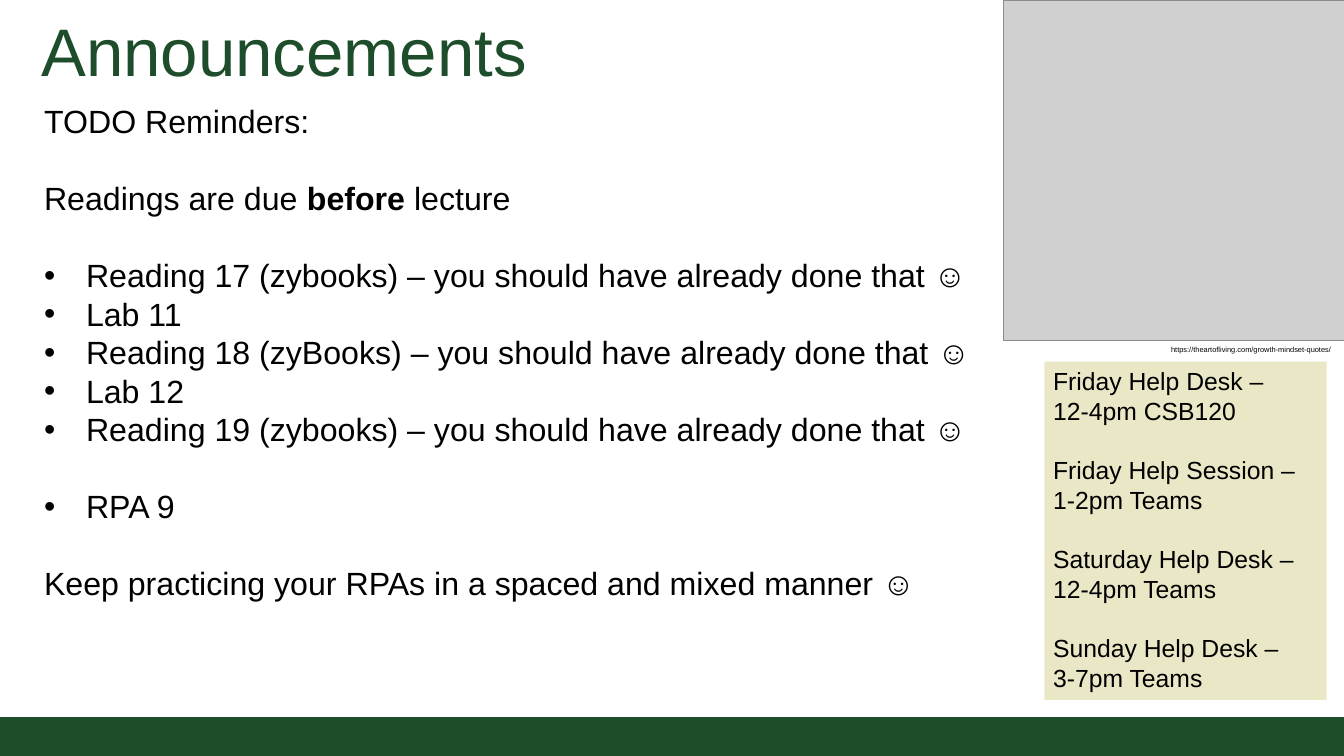
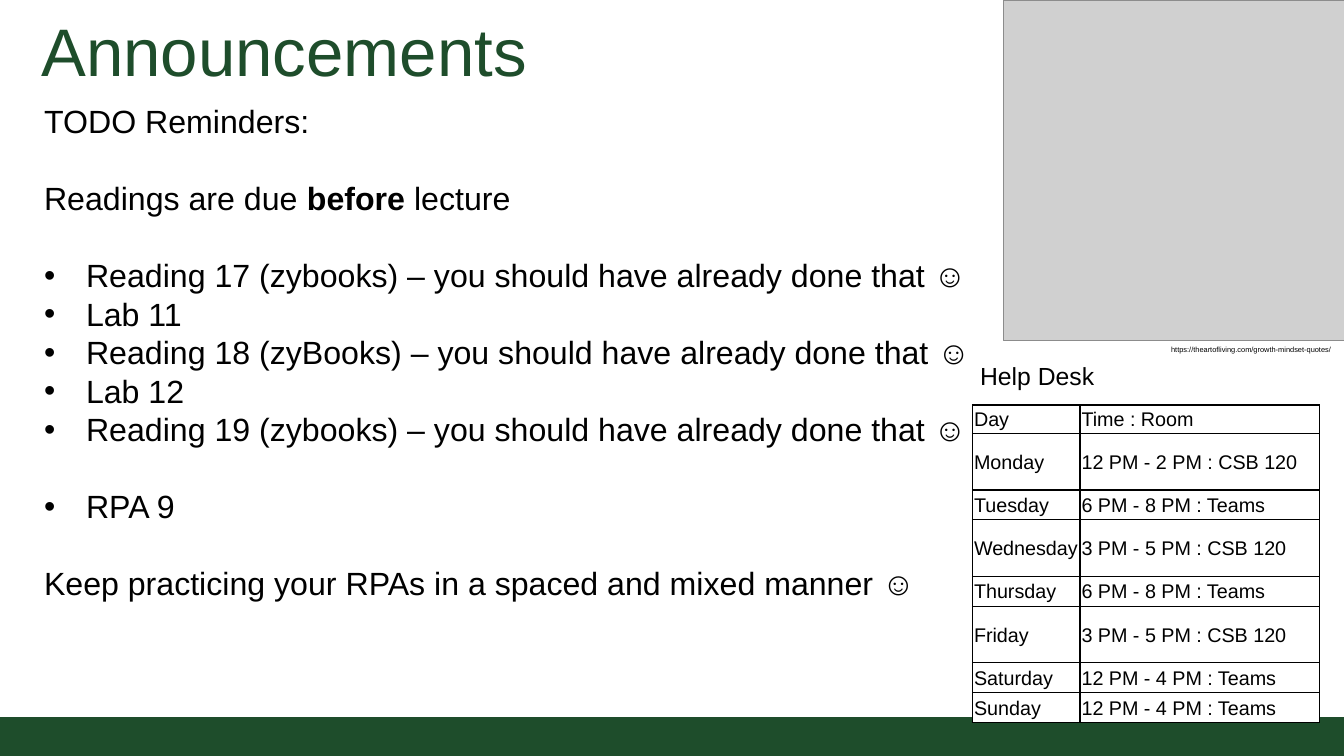
Before and after one commit to CSU-CompSci-CS163-4/Handouts, a slide deck: slide 2 of slides/On-Campus/09_03_MoreClasses.pptx. Drawn at 1344x756 pixels with LibreOffice and Linux fonts; fonts in the diff are those of the drawing; grey boxes stand for pictures; background and template pictures are left out. Boxes give left, top, right and bottom in pixels: in the first picture for what was removed or moved away, otherwise in the second. Text is boxed around its words. In the diff, an @@ line names an element or a change of style, - is before the commit and + after.

Commit message:
More Classes Lecture updated

```diff
--- a/slides/On-Campus/09_03_MoreClasses.pptx
+++ b/slides/On-Campus/09_03_MoreClasses.pptx
@@ text added at (980,367,1094,390), 20 pt, text #000000 @@
+Help Desk
@@ rectangle removed at (1044,362,1327,700) @@
-Friday Help Desk –
-12-4pm CSB120
-Friday Help Session –
-1-2pm Teams
-Saturday Help Desk –
-12-4pm Teams
-Sunday Help Desk –
-3-7pm Teams
@@ table added at (972,405,1320,723), 8 rows, 2 columns @@
+Day | Time : Room
+Monday | 12 PM - 2 PM : CSB 120
+Tuesday | 6 PM - 8 PM : Teams
+Wednesday | 3 PM - 5 PM : CSB 120
+Thursday | 6 PM - 8 PM : Teams
+Friday | 3 PM - 5 PM : CSB 120
+Saturday | 12 PM - 4 PM : Teams
+Sunday | 12 PM - 4 PM : Teams
```
Also in this commit, not shown: 1 other file.
